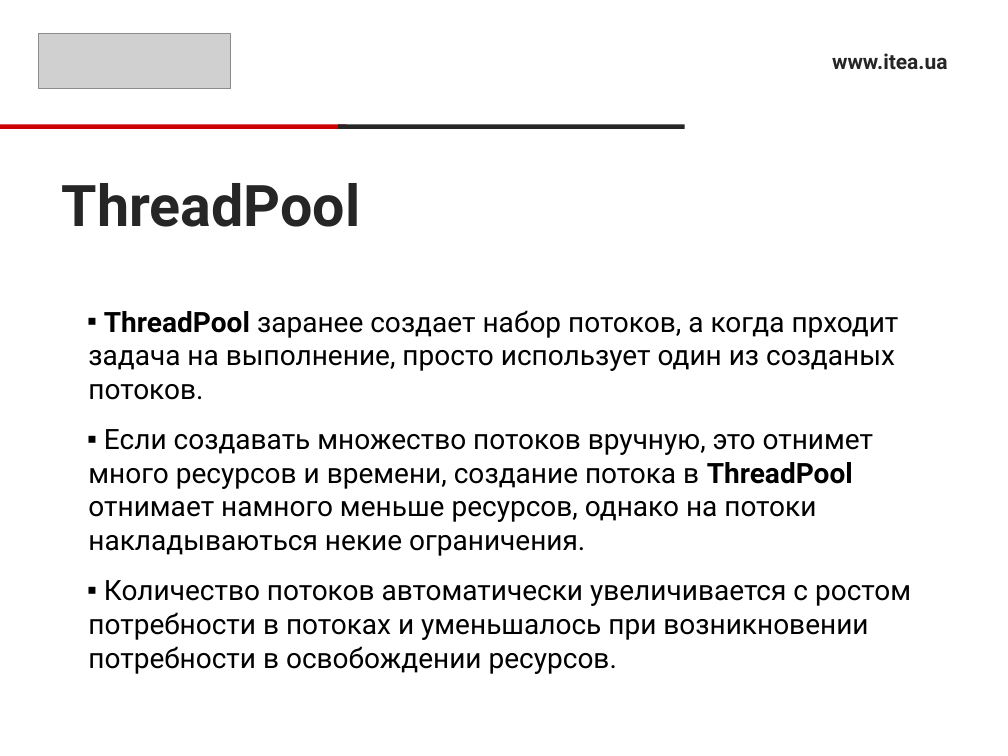
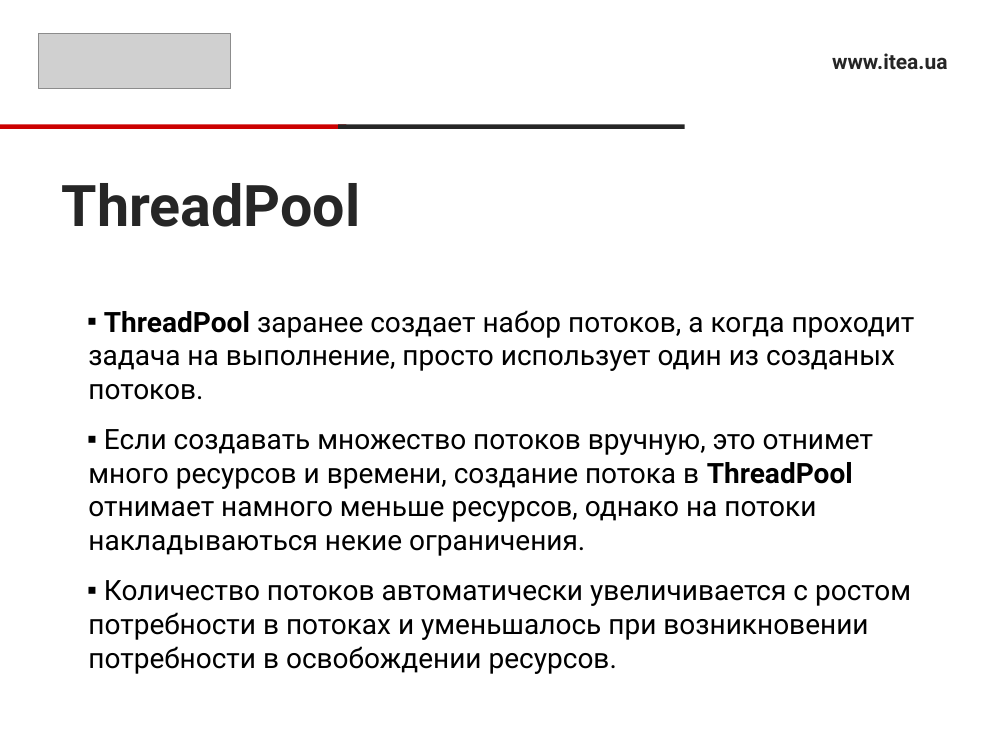
Before and after one commit to Ryabik/CSharpProfessional, a slide deck: slide 7 of 12.Threads/ThreadsPresentation.pptx. Drawn at 1008x756 pixels with LibreOffice and Linux fonts; fonts in the diff are those of the drawing; grey boxes stand for pictures. Boxes give left, top, right and bottom in pixels: in the first picture for what was removed or moved away, otherwise in the second. Text is boxed around its words. In the diff, an @@ line names an element or a change of style, - is before the commit and + after.

```diff
--- a/12.Threads/ThreadsPresentation.pptx
+++ b/12.Threads/ThreadsPresentation.pptx
@@ text at bbox=[88, 310, 915, 400]: text changed @@
-▪ ThreadPool заранее создает набор потоков, а когда прходит задача на выполнение, просто использует один из созданых потоков.
+▪ ThreadPool заранее создает набор потоков, а когда проходит задача на выполнение, просто использует один из созданых потоков.
```
Also in this commit, not shown: 1 other slide changed, 1 slide removed, 5 other files.
